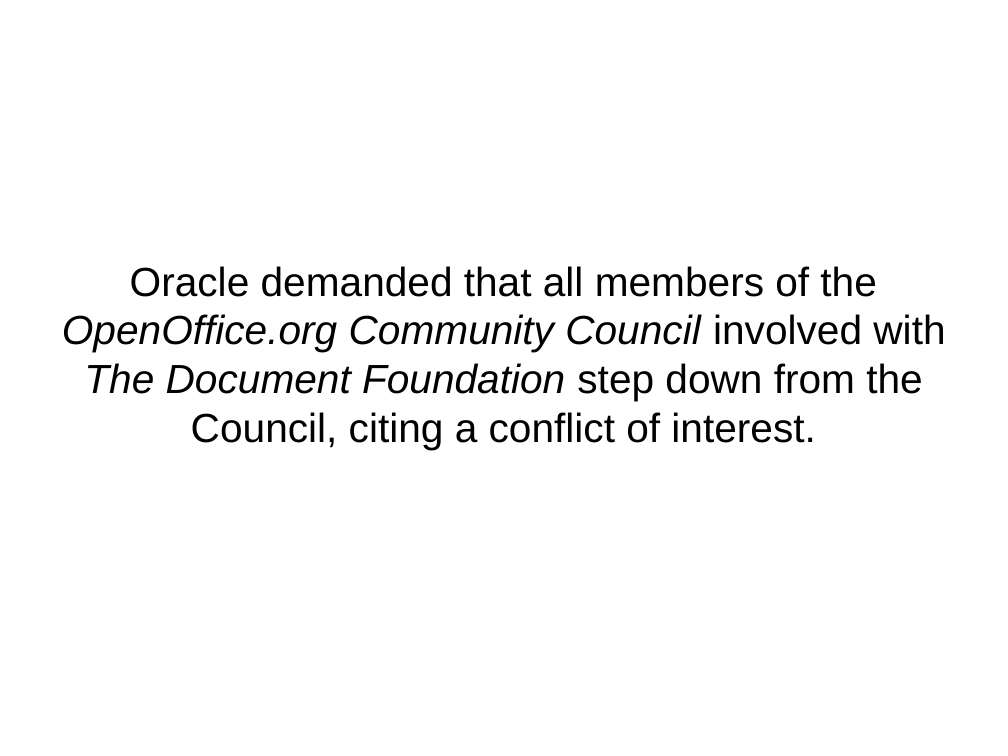
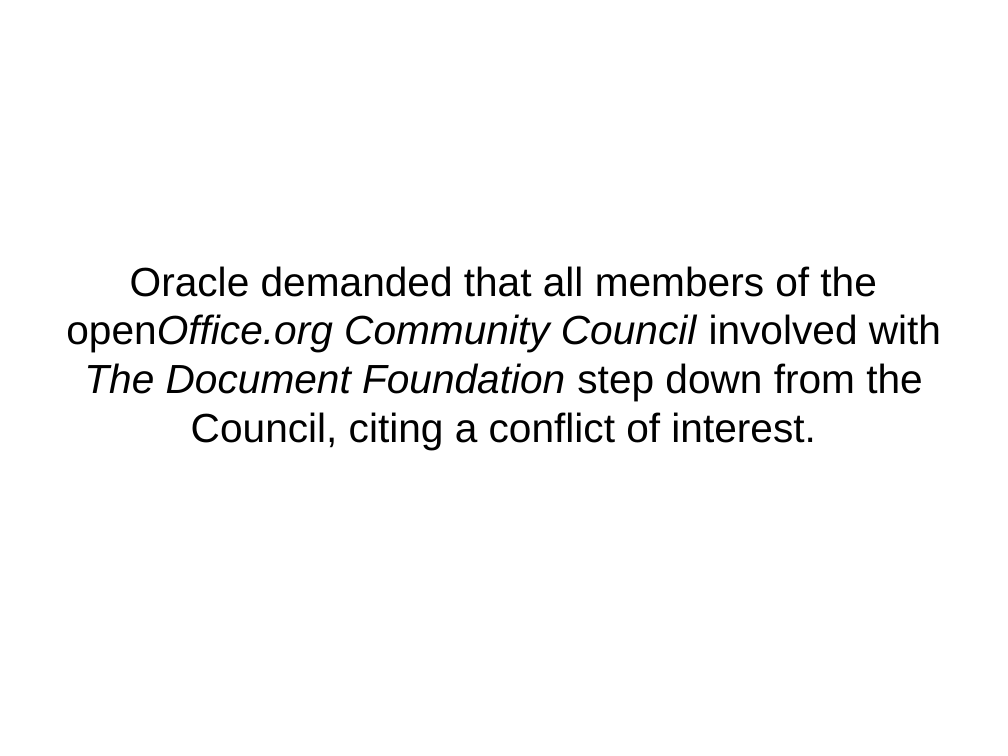
Before and after one commit to rebahozkoc/libreofficepythonmacros, a slide deck: slide 24 of impress_example.odp. Drawn at 1008x756 pixels with LibreOffice and Linux fonts; fonts in the diff are those of the drawing. Boxes give left, top, right and bottom in pixels: in the first picture for what was removed or moved away, otherwise in the second. Text is boxed around its words. In the diff, an @@ line names an element or a change of style, - is before the commit and + after.

```diff
--- a/impress_example.odp
+++ b/impress_example.odp
@@ subtitle at (x1=66, y1=266, x2=941, y2=450): text changed @@
-Oracle demanded that all members of the OpenOffice.org Community Council involved with The Document Foundation step down from the Council, citing a conflict of interest.
+Oracle demanded that all members of the openOffice.org Community Council involved with The Document Foundation step down from the Council, citing a conflict of interest.
```
Also in this commit, not shown: 12 other slides changed, 5 other files.
